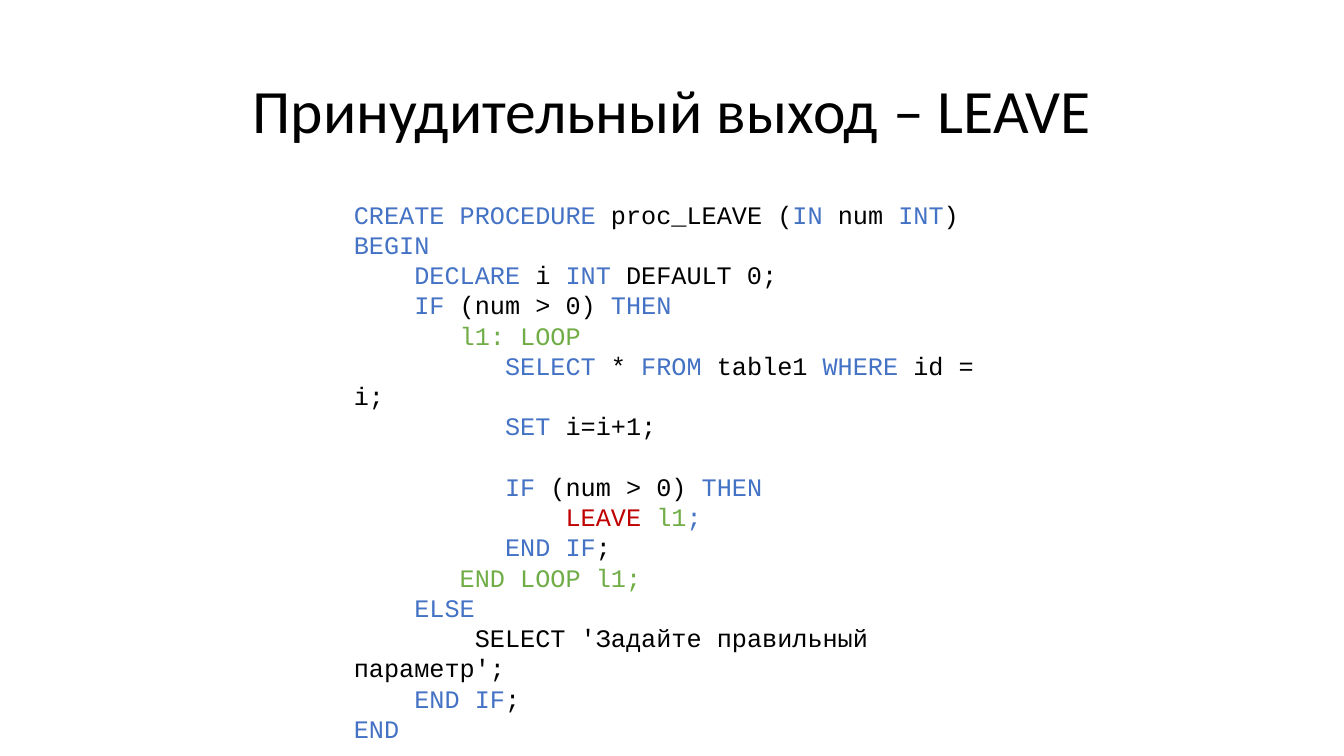
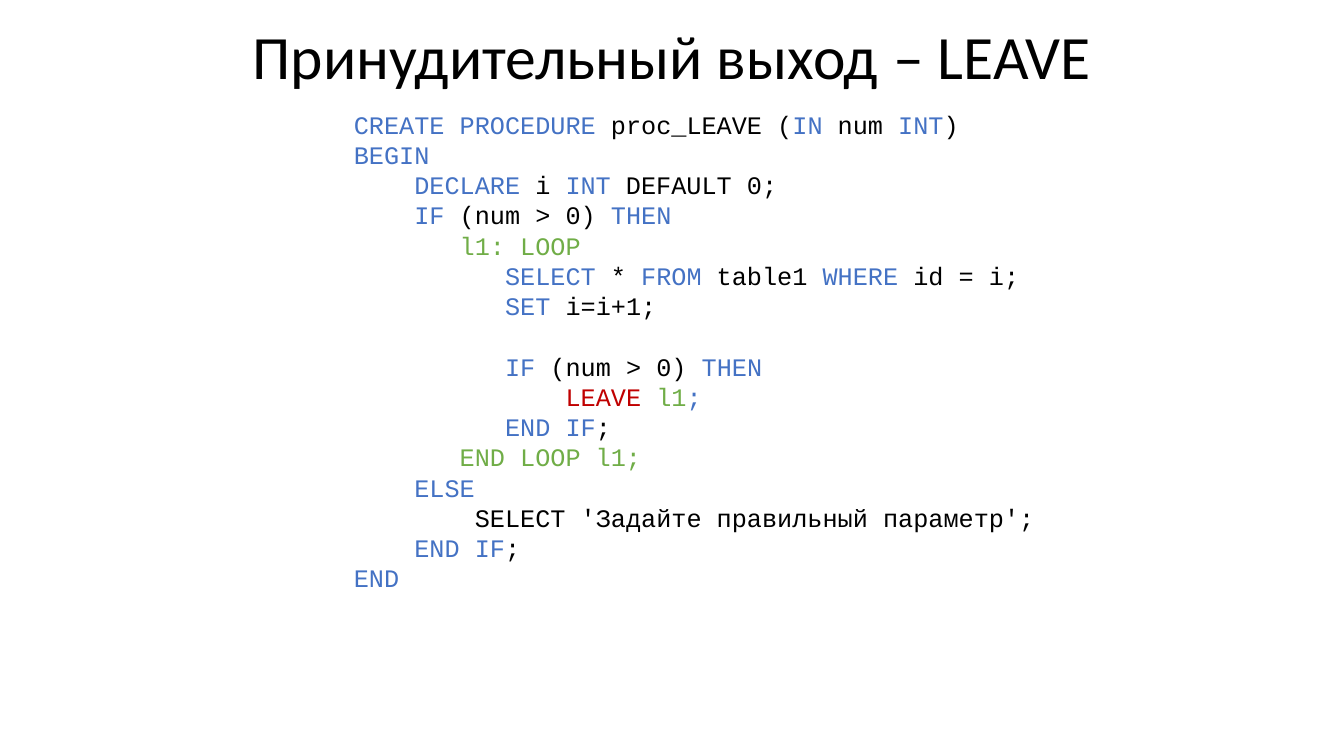
Before and after one commit to Kolonin-Gleb/SQL-and-DB, a slide deck: slide 24 of Term 2/presentations/18 - Хранимые процедуры.pptx. Drawn at 1344x756 pixels with LibreOffice and Linux fonts; fonts in the diff are those of the drawing. Boxes give left, top, right and bottom in pixels: in the first picture for what was removed or moved away, otherwise in the second. Text is boxed around its words. In the diff, an @@ line names an element or a change of style, - is before the commit and + after.

```diff
--- a/Term 2/presentations/18 - Хранимые процедуры.pptx
+++ b/Term 2/presentations/18 - Хранимые процедуры.pptx
@@ title "Принудительный выход – LEAVE": place and size @@
-title "Принудительный выход – LEAVE" at box(253, 91, 1091, 143)
+title "Принудительный выход – LEAVE" at box(253, 37, 1091, 89)
@@ text "CREATE PROCEDURE proc_LEAVE (IN num ..." rewrapped from box(354, 205, 958, 708) to box(354, 115, 1034, 587) @@
```
Also in this commit, not shown: 2 other files.
